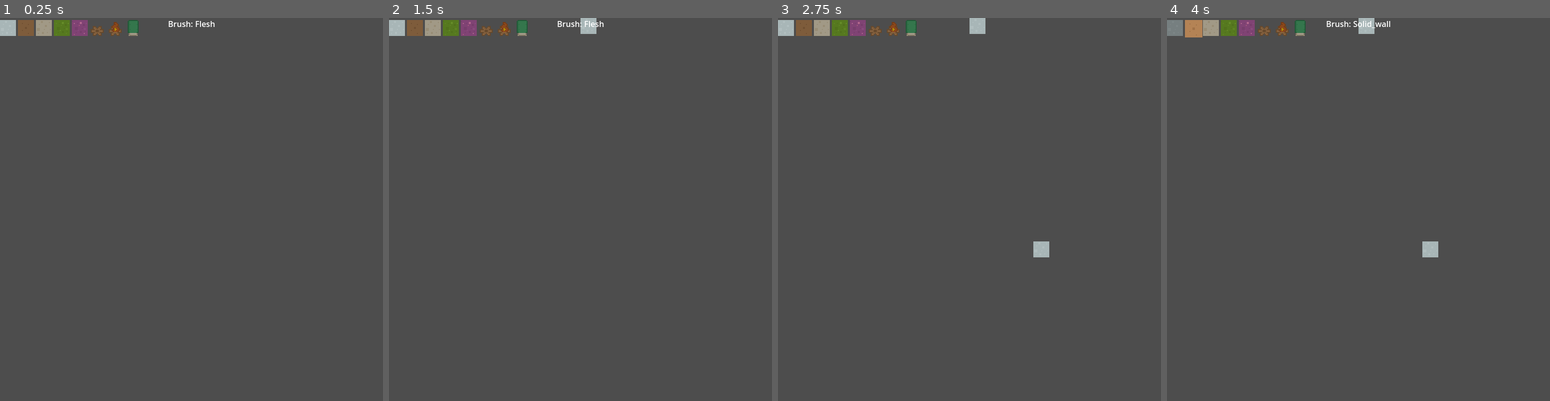
Above: before the commit, frames 1-4 (left to right).
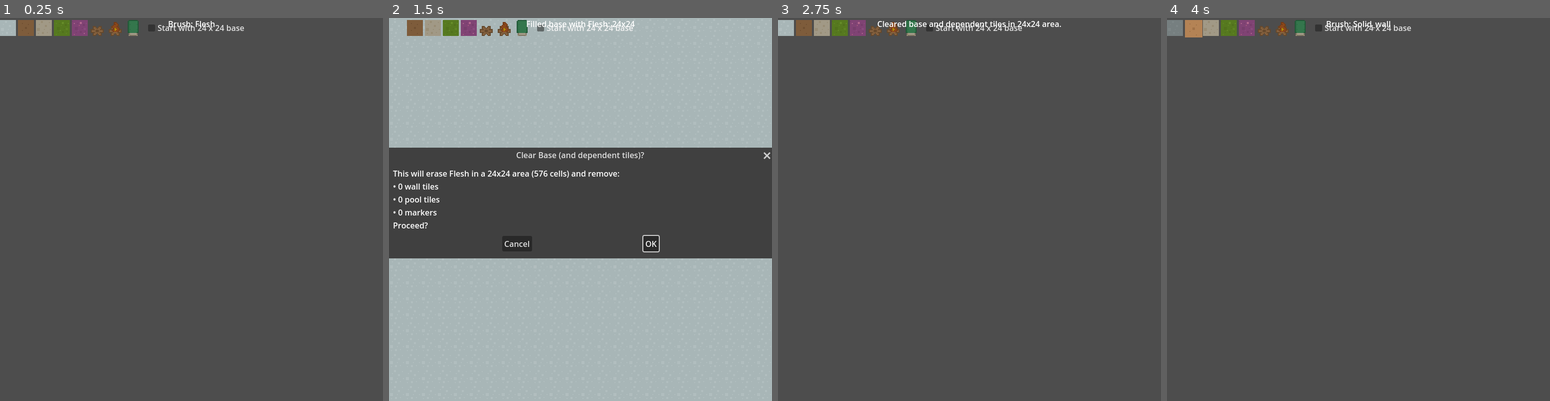
Above: after the commit, the same moments.

Repository: MushroomAlien/VerdantCoil
Game: Godot game, scene res://Scenes/BuilderMode/BuilderMode.tscn
The game is run twice, just before and just after one commit, with the same random seed, the same clock (stepped at 60 frames per second) and the same inputs. This scene is started directly instead of the project's main scene.
Inputs (mouse positions are in pixels of both pictures, inside the frame that each line leads up to):
- Up to frame 1 (0.25 s): no input
- Up to frame 2 (1.5 s): click (584, 29) at 0.5 s, where only the run after the commit has a clickable "Start with 24 x 24 base"; click (584, 29) at 1.25 s, where only the run after the commit has a clickable "Start with 24 x 24 base"
- Up to frame 3 (2.75 s): click (1038, 243) at 2 s, where only the run after the commit has a clickable "OK"
- Up to frame 4 (4 s): click (1174, 29) at 2.75 s; click (1193, 29) at 3.5 s

The runs differ from the first frame. In frame 1, 0.2% of the frame differs, in the area x 38-64%, y 1-4%; in frame 2, 71%, in the area x 0-100%, y 0-100%; in frame 3, 0.8%; in frame 4, 0.5%.

Commit message:
base layer toggle and smart erase implemented in builder mode

Diff:
--- a/Scenes/BuilderMode/BuilderMode.tscn
+++ b/Scenes/BuilderMode/BuilderMode.tscn
@@ -77,6 +77,15 @@
 layout_mode = 2
 toggle_mode = true
 
+[node name="Spacer" type="Control" parent="UI/PaletteBar/PaletteRow"]
+layout_mode = 2
+size_flags_horizontal = 3
+
+[node name="StartWithFlesh" type="CheckBox" parent="UI/PaletteBar/PaletteRow"]
+layout_mode = 2
+focus_mode = 0
+text = "Start with 24 x 24 base"
+
 [node name="StatusLabel" type="Label" parent="UI"]
 anchors_preset = 5
 anchor_left = 0.5
@@ -86,3 +95,8 @@
 offset_bottom = 23.0
 grow_horizontal = 2
 text = "[READY]"
+
+[node name="ClearBaseConfirm" type="ConfirmationDialog" parent="UI"]
+size = Vector2i(772, 160)
+min_size = Vector2i(420, 160)
+dialog_text = "This will erase Flesh in the seeded area and remove Walls/Pools/Markers on those cells. Continue?"
--- a/Scenes/BuilderMode/builder_mode.gd
+++ b/Scenes/BuilderMode/builder_mode.gd
@@ -16,12 +16,11 @@
 @onready var coil_map: TileMap = $CoilMap
 @onready var palette_row: HBoxContainer = $UI/PaletteBar/PaletteRow
 @onready var status_label: Label = $UI/StatusLabel
-
-## --- Layer indices (match Explore/Crawler) ---
-#const LAYER_BASE     := 0
-#const LAYER_WALLS    := 1
-#const LAYER_HAZARDS  := 2
-#const LAYER_MARKERS  := 3
+@onready var start_with_flesh_cb: CheckBox = $UI/PaletteBar/PaletteRow/StartWithFlesh
+@onready var clear_base_confirm: ConfirmationDialog = $UI/ClearBaseConfirm
+
+# Size of the prefill area for Flesh (adjust to your map size)
+@export var start_flesh_rect: Rect2i = Rect2i(Vector2i(0, 0), Vector2i(24, 24))
 
 # --- Current brush selection ---
 var _current_index: int = 0
@@ -70,6 +69,14 @@
 	# Default select the first brush, if any
 	if brush_registry != null and brush_registry.brushes.size() > 0:
 		_select_brush(0)
+
+	# -- Start-with-Flesh: connect and apply once on load if ON
+	if start_with_flesh_cb:
+		start_with_flesh_cb.toggled.connect(_on_start_with_flesh_toggled)
+		_apply_start_with_flesh(start_with_flesh_cb.button_pressed)
+		# Confirmation dialog for smart clear
+		if clear_base_confirm:
+			clear_base_confirm.confirmed.connect(_on_clear_base_confirmed)
 
 func _process(delta: float) -> void:
 	# Clear transient status text after a delay
@@ -273,6 +280,125 @@
 		if other_td != null and bool(other_td.get_custom_data("is_goal") or false):
 			marker_layer.erase_cell(c)
 
+# --- Start-with-Flesh ---------------------------------------------------------
+
+# Called when the checkbox is toggled. We only *add* flesh; never auto-erase.
+func _on_start_with_flesh_toggled(pressed: bool) -> void:
+	if pressed:
+		_apply_start_with_flesh(true)
+	else:
+		_prompt_clear_base()
+
+# One-shot prefill of the base layer. Skips cells that already have something.
+func _apply_start_with_flesh(enabled: bool) -> void:
+	if not enabled:
+		return
+	if base_layer == null:
+		push_error("Start-with-Flesh: base_layer not assigned.")
+		return
+	var flesh_brush := _find_default_flesh_brush()
+	if flesh_brush == null:
+		_show_status("⚠️ No BASE brush found in BrushRegistry.")
+		return
+
+	# Optional early-out: if base already has any tiles, don't blanket fill.
+	if base_layer.get_used_cells().size() > 0:
+		return
+
+	var x0 := start_flesh_rect.position.x
+	var y0 := start_flesh_rect.position.y
+	var x1 := x0 + start_flesh_rect.size.x
+	var y1 := y0 + start_flesh_rect.size.y
+
+	for x in range(x0, x1):
+		for y in range(y0, y1):
+			var c := Vector2i(x, y)
+			if base_layer.get_cell_source_id(c) == -1:
+				base_layer.set_cell(c, flesh_brush.source_id, flesh_brush.atlas_coords)
+	_show_status("Filled base with Flesh: %dx%d" % [start_flesh_rect.size.x, start_flesh_rect.size.y])
+
+# Remove all cells from the Base/Flesh layer.
+# Note: This only clears the base layer; walls/pools/markers remain as-is.
+# --- Smart Clear (with confirmation) ------------------------------------------
+
+# Show the confirmation dialog with live counts for the rect
+func _prompt_clear_base() -> void:
+	if clear_base_confirm == null:
+		# Fallback: clear immediately if no dialog node
+		_smart_clear_base_rect(start_flesh_rect)
+		return
+
+	var rect := start_flesh_rect
+	var w := rect.size.x
+	var h := rect.size.y
+
+	var walls := _count_used_in_rect(walls_layer, rect)
+	var pools := _count_used_in_rect(hazard_layer, rect)
+	var marks := _count_used_in_rect(marker_layer, rect)
+	var flesh := _count_used_in_rect(base_layer, rect)
+
+	clear_base_confirm.title = "Clear Base (and dependent tiles)?"
+	clear_base_confirm.dialog_text = "This will erase Flesh in a %dx%d area (%d cells) and remove:\n• %d wall tiles\n• %d pool tiles\n• %d markers\nProceed?" % [w, h, w*h, walls, pools, marks]
+	clear_base_confirm.popup_centered()
+
+# Called when the user clicks "OK" in the dialog
+func _on_clear_base_confirmed() -> void:
+	_smart_clear_base_rect(start_flesh_rect)
+	_show_status("Cleared base and dependent tiles in %dx%d area." % [start_flesh_rect.size.x, start_flesh_rect.size.y])
+	# Keep the checkbox unticked (it already is). No refill.
+
+# Counts used cells for a given layer within rect
+func _count_used_in_rect(layer: TileMapLayer, rect: Rect2i) -> int:
+	if layer == null:
+		return 0
+	var count := 0
+	var x0 := rect.position.x
+	var y0 := rect.position.y
+	var x1 := x0 + rect.size.x
+	var y1 := y0 + rect.size.y
+	for x in range(x0, x1):
+		for y in range(y0, y1):
+			if layer.get_cell_source_id(Vector2i(x, y)) != -1:
+				count += 1
+	return count
+
+# Remove Flesh in the rect, and also remove any walls/pools/markers in that rect.
+# "Smart" = only within the seeded rectangle; everything outside remains untouched.
+func _smart_clear_base_rect(rect: Rect2i) -> void:
+	if base_layer == null:
+		return
+	var x0 := rect.position.x
+	var y0 := rect.position.y
+	var x1 := x0 + rect.size.x
+	var y1 := y0 + rect.size.y
+
+	# First, remove dependent layers in the rect
+	for x in range(x0, x1):
+		for y in range(y0, y1):
+			var c := Vector2i(x, y)
+			if walls_layer and walls_layer.get_cell_source_id(c) != -1:
+				walls_layer.erase_cell(c)
+			if hazard_layer and hazard_layer.get_cell_source_id(c) != -1:
+				hazard_layer.erase_cell(c)
+			if marker_layer and marker_layer.get_cell_source_id(c) != -1:
+				marker_layer.erase_cell(c)
+
+	# Then remove base flesh in the rect
+	for x in range(x0, x1):
+		for y in range(y0, y1):
+			var c := Vector2i(x, y)
+			if base_layer.get_cell_source_id(c) != -1:
+				base_layer.erase_cell(c)
+
+# Helper: find a brush whose rule_profile is "BASE"
+func _find_default_flesh_brush() -> BrushEntry:
+	if brush_registry == null:
+		return null
+	for be in brush_registry.brushes:
+		if be is BrushEntry and be.rule_profile == "BASE" and be.source_id >= 0:
+			return be
+	return null
+
 func _reject(msg: String) -> bool:
 	_show_status("🚫 " + msg)
 	return false
Not shown: 1 places in Assets/Resources/flesh_tile.tres that only renumber resources
Not shown: 1 places in Scenes/Actors/crawler.tscn that only renumber resources
Not shown: 1 places in Scenes/World/ExploreMode.tscn that only renumber resources
Not shown: 1 places in System/brush_registry.tres that only renumber resources
